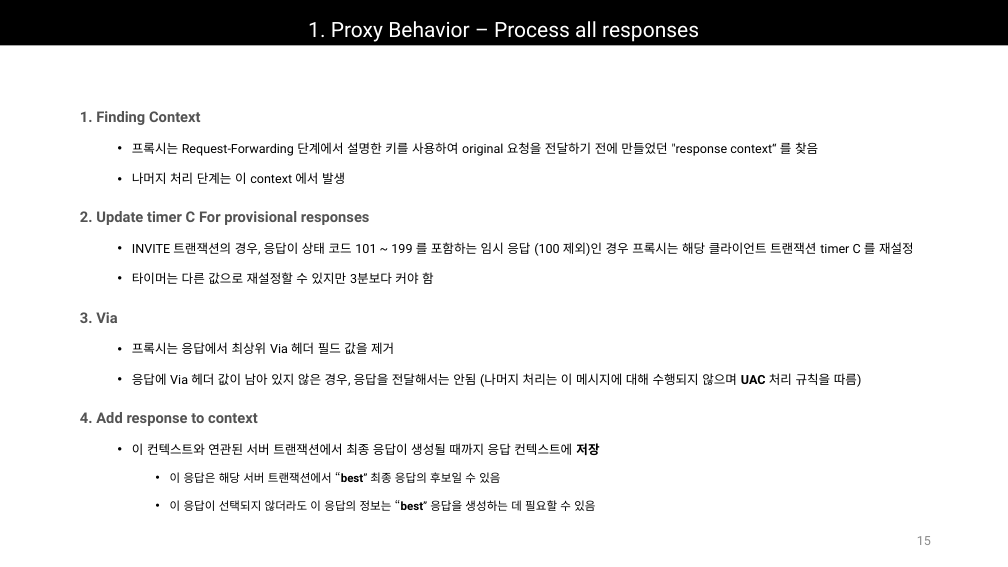
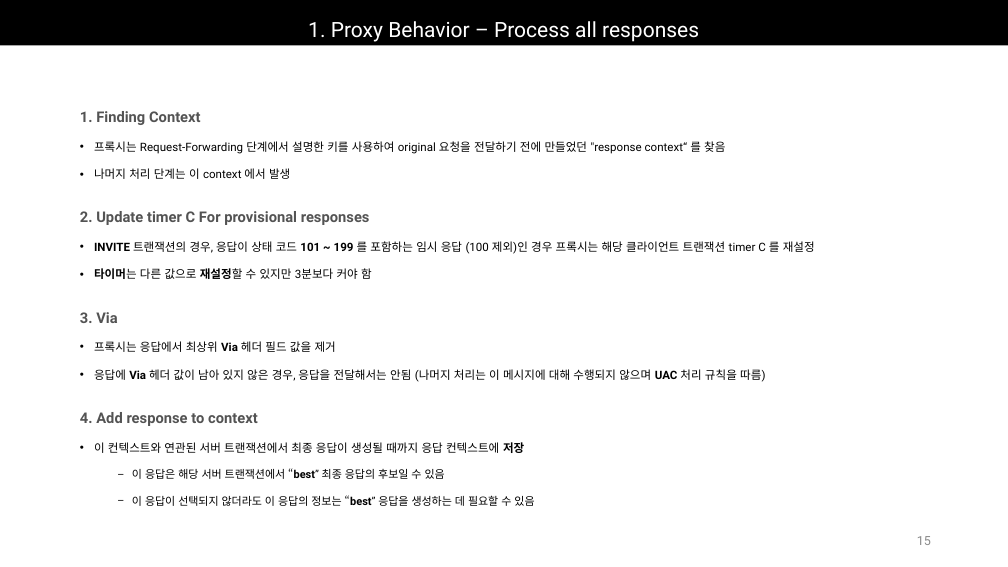
Before and after one commit to Epsilonely/SIP-Survey, a slide deck: slide 15 of 세미나 3차.pptx. Drawn at 1008x567 pixels with LibreOffice and Linux fonts; fonts in the diff are those of the drawing. Boxes give left, top, right and bottom in pixels: in the first picture for what was removed or moved away, otherwise in the second. Text is boxed around its words. In the diff, an @@ line names an element or a change of style, - is before the commit and + after.

```diff
--- a/세미나 3차.pptx
+++ b/세미나 3차.pptx
@@ text at [94, 141, 725, 179]: size 12 to 11 pt in "프록시는 Request-Forwarding 단계에서 설명한 키를 사용하여 original ...", "나머지 처리 단계는 이 context 에서 발생"; list level 2 to 1 in "프록시는 Request-Forwarding 단계에서 설명한 키를 ..."; list level 2 to 1 in "나머지 처리 단계는 이 context ..." @@
@@ text at [94, 241, 815, 279]: size 12 to 11 pt in "INVITE 트랜잭션의 경우, 응답이 상태 코드 101 ...", "타이머는 다른 값으로 재설정할 수 있지만 3분보다 ..."; bold on in "INVITE 101 ~ 199", "타이머는 재설정할"; list level 2 to 1 in "INVITE 트랜잭션의 경우, 응답이 상태 ..."; list level 2 to 1 in "타이머는 다른 값으로 재설정할 수 ..." @@
@@ text at [94, 341, 765, 382]: size 12 to 11 pt; bold on in "Via", "Via"; list level 2 to 1 in "프록시는 응답에서 최상위 Via 헤더 ..."; list level 2 to 1 in "응답에 Via 헤더 값이 남아 ..." @@
@@ text at [94, 442, 534, 506]: size 12 to 11 pt in "이 컨텍스트와 연관된 서버 트랜잭션에서 최종 응답이 ..."; size 11 to 10.5 pt in "이 응답은 해당 서버 트랜잭션에서 “best” 최종 ...", "이 응답이 선택되지 않더라도 이 응답의 정보는 ..."; list level 2 to 1 in "이 컨텍스트와 연관된 서버 트랜잭션에서 ..."; bullet • to −; list level 3 to 2 in "이 응답은 해당 서버 트랜잭션에서 ..."; list level 3 to 2 in "이 응답이 선택되지 않더라도 이 ..." @@
```
Also in this commit, not shown: 1 other slide changed, 17 slides added, 3 other files.
